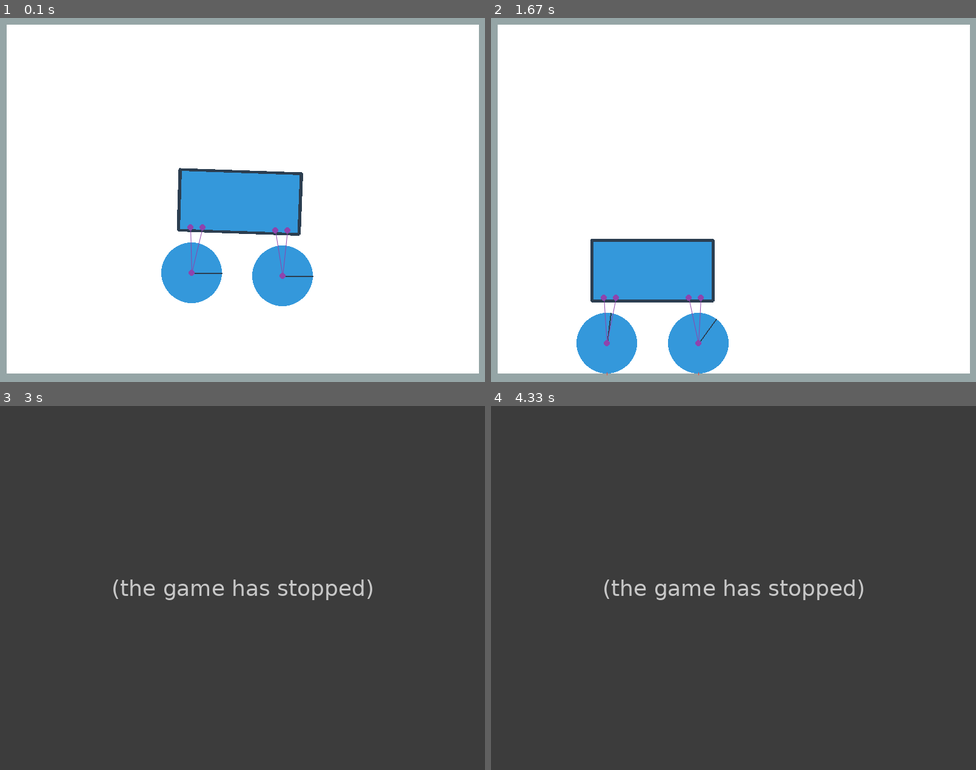
Above: before the commit, frames 1-4 (two rows, left to right).
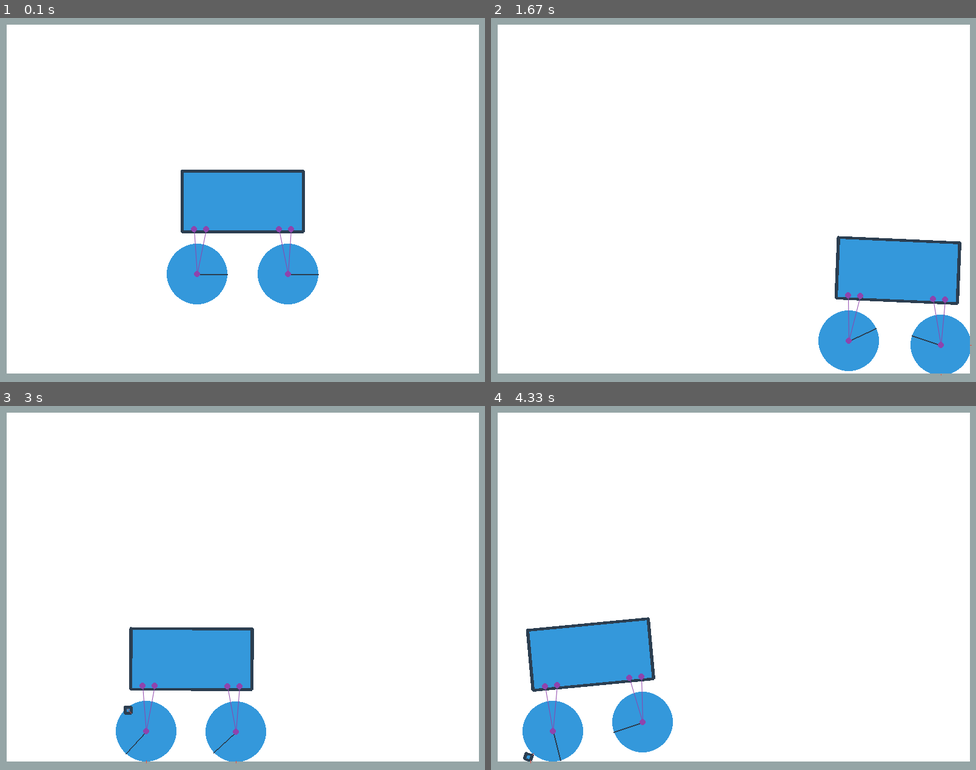
Above: after the commit, the same moments.

Repository: Filbert-code/Python-Pymunk-Vehicle-Simulator
Game: pygame game, started from Pymunk Tests/PhysiscsSim.py
The game is run twice, just before and just after one commit, with the same random seed, the same clock (stepped at 60 frames per second) and the same inputs.
Inputs (mouse positions are in pixels of both pictures, inside the frame that each line leads up to):
- Up to frame 1 (0.1 s): no input
- Up to frame 2 (1.67 s): hold D 0.33-0.8 s; hold D 0.83-1.3 s; hold A from 1.33 s (still down)
- Up to frame 3 (3 s): release A at 1.87 s; right-click (126, 515) at 1.95 s; hold A 2.23-2.63 s; move the mouse to (67, 577) at 2.27 s; hold D from 2.67 s (still down)
- Up to frame 4 (4.33 s): release D at 3.3 s; hold A 3.33-3.8 s; hold D 3.83-4.3 s

The runs differ from the first frame. In frame 1, 1.8% of the frame differs, in the area x 33-66%, y 41-80%; in frame 2, 15%; in frame 3, 99%, in the area x 0-100%, y 0-100%; in frame 4, 99%.
Error before the commit: TypeError: PhysicsSim._create_poly() missing 2 required positional arguments: 'w' and 'h' (P...; the game stopped at 1.95 s (later frames are placeholders)

Commit message:
Car now has the ability to drive forwards and backwards

Diff:
--- a/Pymunk Tests/PhysiscsSim.py
+++ b/Pymunk Tests/PhysiscsSim.py
@@ -38,6 +38,7 @@
 
         self._polys = []
         self._wheels = []
+        self._car_wheels = []
 
         # self._create_pinjoint()
         self._create_car()
@@ -100,7 +101,11 @@
             # process right-mouse click events
             elif event.type == pg.MOUSEBUTTONDOWN and pg.mouse.get_pressed(3)[2]:
                 m_pos = pg.mouse.get_pos()
-                self._create_poly(m_pos[0], m_pos[1])
+                self._create_poly(m_pos[0], m_pos[1], 10, 10)
+            elif event.type == pg.KEYDOWN and event.key == pg.K_d:
+                self._car_wheels[0].apply_force_at_world_point((100000, 0), (0, 0))
+            elif event.type == pg.KEYDOWN and event.key == pg.K_a:
+                self._car_wheels[0].apply_force_at_world_point((-100000, 0), (0, 0))
 
         # rapid fire
         # if pg.mouse.get_pressed(3)[0]:
@@ -161,7 +166,7 @@
     def _create_poly(self, x_pos, y_pos, w, h):
         # create vertices
         vs = [(-w/2, -h/2), (w/2, -h/2), (w/2, h/2), (-w/2, h/2)]
-        mass = 10.0
+        mass = 50.0
         radius = 2.0
         # calculate inertia
         inertia = pm.moment_for_poly(mass, vs, (0, 0), radius=radius)
@@ -189,7 +194,7 @@
         inertia = pm.moment_for_circle(mass, 0, radius, (0, 0))
         body = pymunk.Body(mass, inertia, pm.Body.DYNAMIC)
         body.position = x_pos, y_pos
-        body.apply_force_at_local_point((-100000, 0), (0, 0))
+        # body.apply_force_at_local_point((100000, 0), (0, 0))
         shape = pymunk.Circle(body, radius, (0, 0))
         shape.elasticity = 0.5
         shape.friction = 0.9
@@ -217,6 +222,7 @@
         self._space.add(cb_support)
         self._space.add(car_front_wheel_constraint)
         self._space.add(cf_support)
+        self._car_wheels = back_wheel, front_wheel
 
 
 if __name__ == "__main__":
